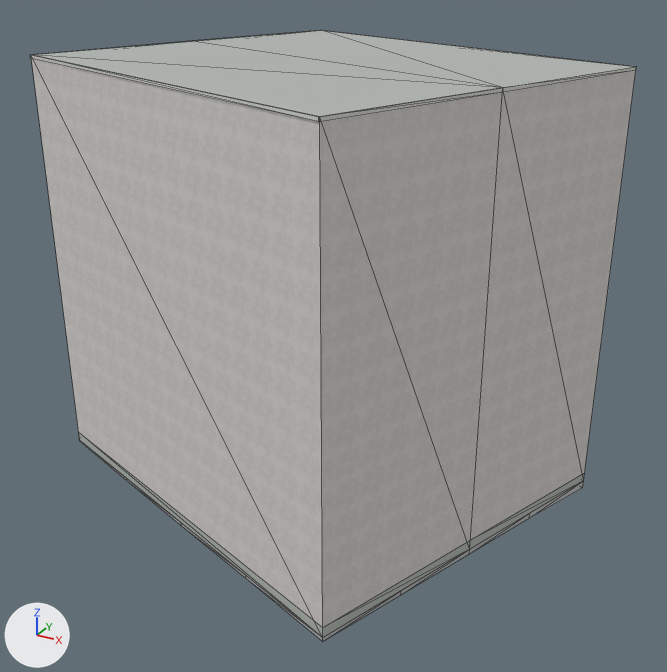
The Blender file assets/blender/buildings/osm-way-53921162.blend as it was, and as the next commit left it.
Both versions are drawn from a 50 mm lens placed at (15.4, -27.0, 18.9), pointed at (0.8, -0.4, 5.6). The lights are fixed; the arrows at lower left show +X, +Y and +Z. The older version comes first. Mesh edges are drawn as thin lines.

Objects in the first picture: 'building foundation 53921162', 'reality 53921162 near reality aged pale plaster', 'reality 53921162 near reality concrete plinth', 'reality 53921162 near reality flat weathered roof', 'reality 53921162 near reality pale aluminum sill'.
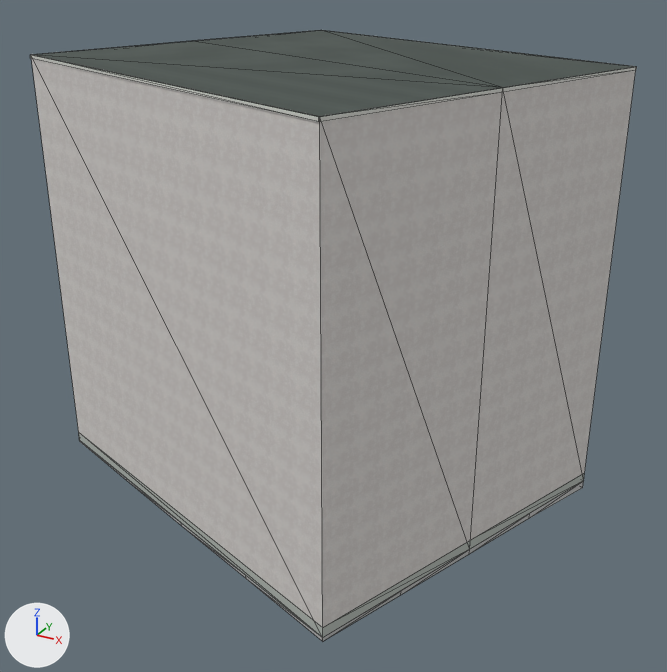
What differs and where, as boxes [x1, y1, x2, y2] in the pictures (667 x 672 px):
```json
{"object": "reality 53921162 near reality flat weathered roof", "change": "surface changed", "before": [34, 30, 634, 117], "after": [34, 30, 634, 117], "on screen": "darker"}
{"part": 1, "of": "me_reality_53921162_near_reality_pale_aluminum_sill", "change": "added", "after": [33, 55, 318, 117]}
{"part": 2, "of": "me_reality_53921162_near_reality_pale_aluminum_sill", "change": "added", "after": [30, 30, 637, 122]}
```

The change, as JSON lines over the scene's bpy script:
```json
{"op": "add", "block": "img_roof_color_png", "code": ["img_roof_color_png = load_image('roof-color.png', '../../../public/models/architecture/textures/roof-color.png', 256, 256, 'sRGB')"]}
{"op": "add", "block": "img_roof_normal_png", "code": ["img_roof_normal_png = load_image('roof-normal.png', '../../../public/models/architecture/textures/roof-normal.png', 256, 256, 'Non-Color')"]}
{"block": "mat_reality_flat_weathered_roof", "change": "nodes: BsdfPrincipled, OutputMaterial"}
{"block": "mat_reality_flat_weathered_roof", "change": "colours: grey #b3b7b4"}
{"block": "mat_reality_flat_weathered_roof", "change": "nodes: BsdfPrincipled, MixRGB, NormalMap, OutputMaterial, TexImage x2"}
{"block": "mat_reality_flat_weathered_roof", "change": "colours: white #ffffff"}
{"block": "mat_reality_flat_weathered_roof", "change": "uses the picture img_roof_color_png"}
{"block": "mat_reality_flat_weathered_roof", "change": "uses the picture img_roof_normal_png"}
{"block": "me_reality_53921162_near_reality_pale_aluminum_sill", "where": "# used by ob_reality_53921162_near_reality_pale_aluminum_sill; parent = ob_osm_way_53921162; location = (0.0, 0.0, 0.0)"}
{"op": "remove", "block": "me_reality_53921162_near_reality_pale_aluminum_sill", "code": "me_reality_53921162_near_reality_pale_aluminum_sill.from_pydata(...)  # 24 vertices, 12 faces; spans x -9.4..9.3, y -8.6..8.7, z 14.9..15.0"}
{"op": "add", "block": "me_reality_53921162_near_reality_pale_aluminum_sill", "code": "me_reality_53921162_near_reality_pale_aluminum_sill.from_pydata(...)  # 48 vertices, 24 faces; spans x -9.4..9.3, y -8.6..8.7, z 14.9..15.0"}
{"block": "me_reality_53921162_near_reality_pale_aluminum_sill", "change": "me_reality_53921162_near_reality_pale_aluminum_sill part 1: the loose piece of 4 vertices spanning x -9.3..4.9, y -8.6..-3.4, z 14.9..15.0 is copied, and the copy is moved by (0.0, 0.0, 0.1); it spans x -9.3..4.9, y -8.6..-3.4, z 15.0"}
{"block": "me_reality_53921162_near_reality_pale_aluminum_sill", "change": "me_reality_53921162_near_reality_pale_aluminum_sill part 2: 20 vertices added at x -9.4..9.3, y -8.6..8.7, z 15.0"}
```
